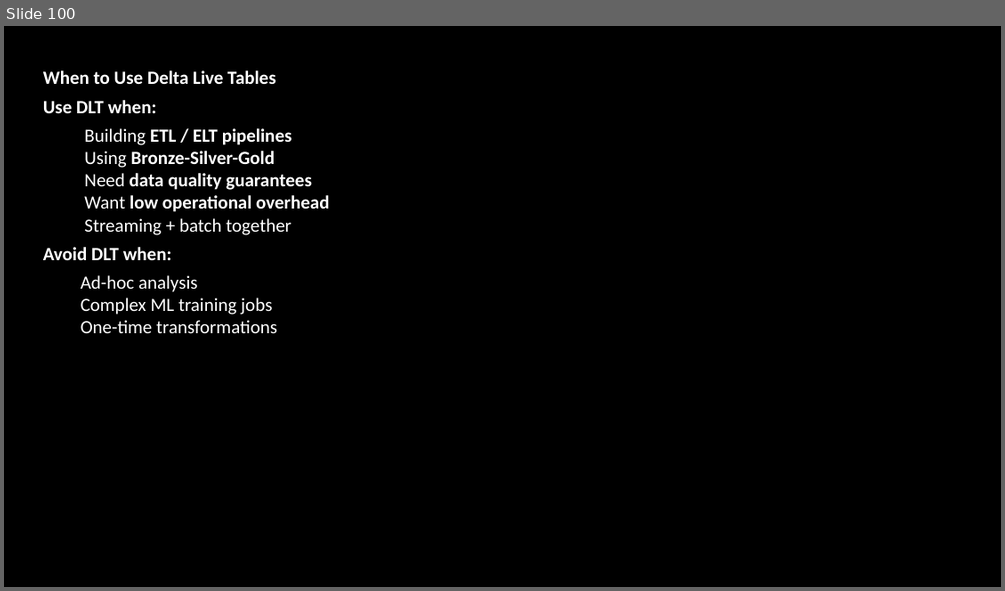
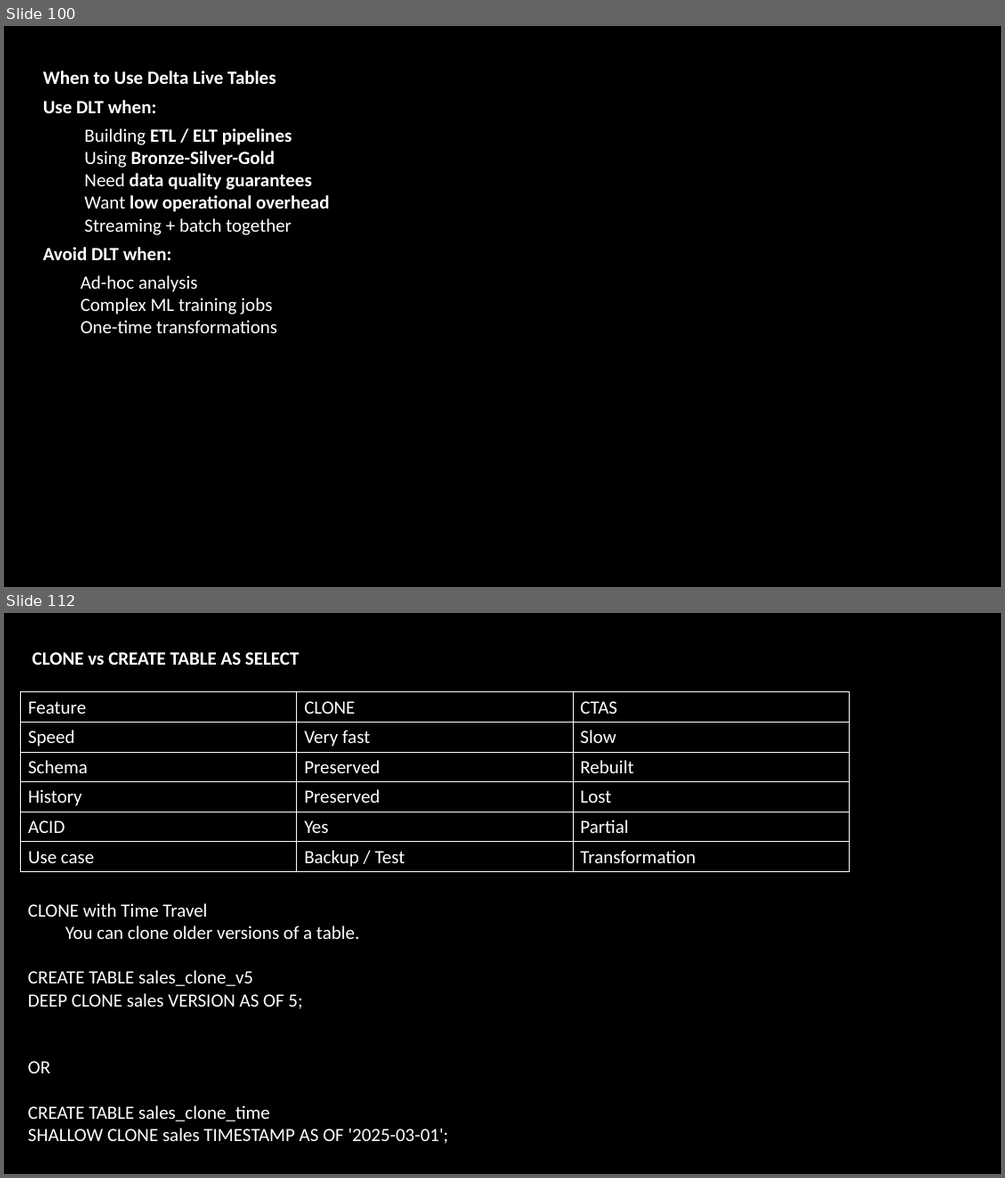
Before and after one commit to babjeereddy/revature_databrics, a slide deck: databrics/Databrics.pptx. Shown one above the other, each under a label of ours: slide 100 before the commit, slides 100 and 112 after it; the slides between them are not shown. The pictures are 1005x591 and 1005x1178 pixels, drawn with LibreOffice and Linux fonts; fonts in the diff are those of the drawing; background and template pictures are left out. Boxes give left, top, right and bottom in pixels: in the first picture for what was removed or moved away, otherwise in the second. Text is boxed around its words. In the diff, an @@ line names an element or a change of style, - is before the commit and + after.

```diff
--- a/databrics/Databrics.pptx
+++ b/databrics/Databrics.pptx
@@ slide 112 added at box(4, 613, 1001, 1174), background picture (left out) @@
@@ text added at box(32, 652, 299, 665), 18 pt, text #FFFFFF, bold @@
+CLONE vs CREATE TABLE AS SELECT
@@ table added at box(20, 692, 849, 872), 6 rows, 3 columns @@
+Feature | CLONE | CTAS
+Speed | Very fast | Slow
+Schema | Preserved | Rebuilt
+History | Preserved | Lost
+ACID | Yes | Partial
+Use case | Backup / Test | Transformation
@@ text added at box(28, 903, 449, 1143), 18 pt, text #FFFFFF @@
+CLONE with Time Travel
+You can clone older versions of a table.
+CREATE TABLE sales_clone_v5
+DEEP CLONE sales VERSION AS OF 5;
+OR
+CREATE TABLE sales_clone_time
+SHALLOW CLONE sales TIMESTAMP AS OF '2025-03-01';
```
Also in this commit, not shown: 2 slides changed, 36 other slides added.
